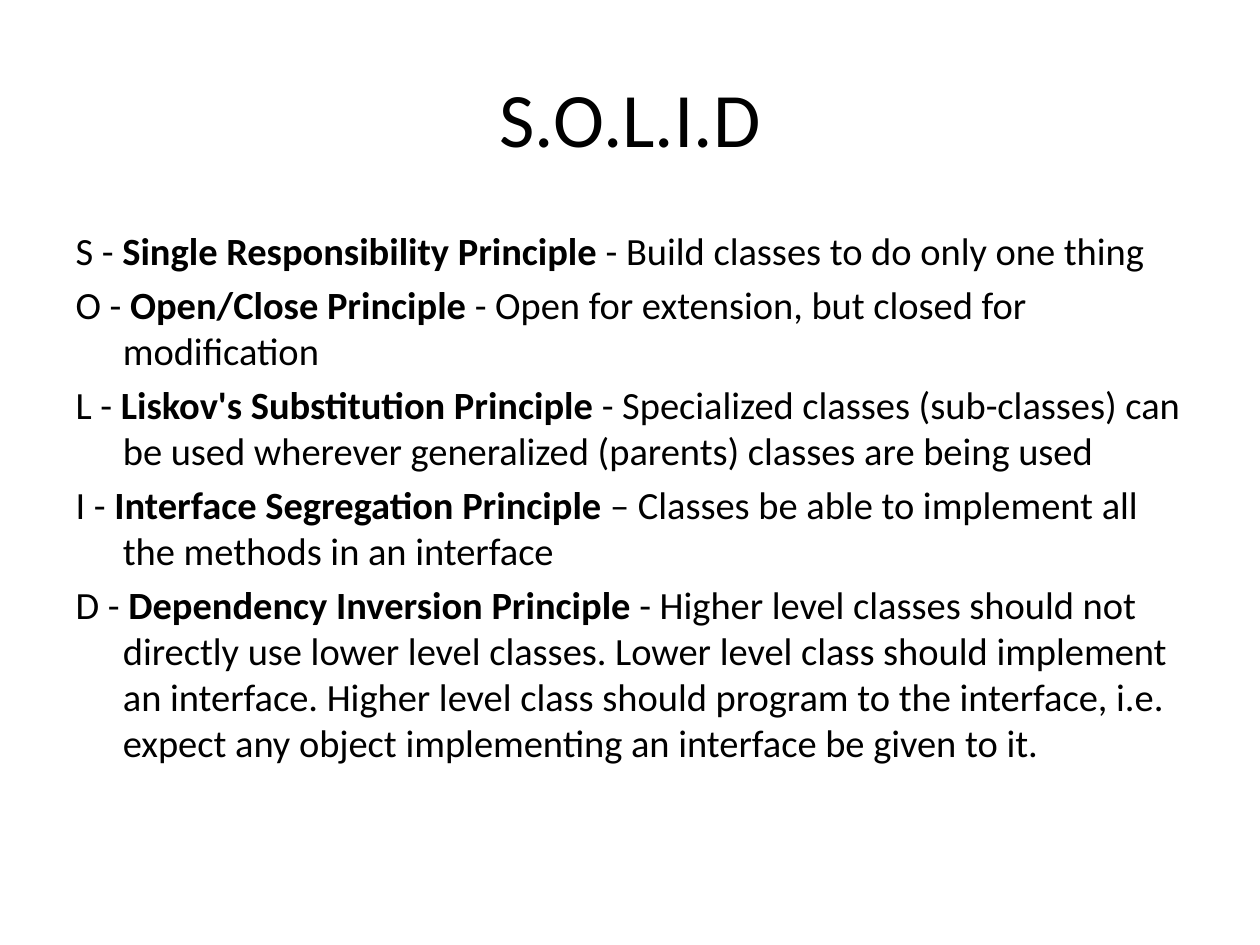
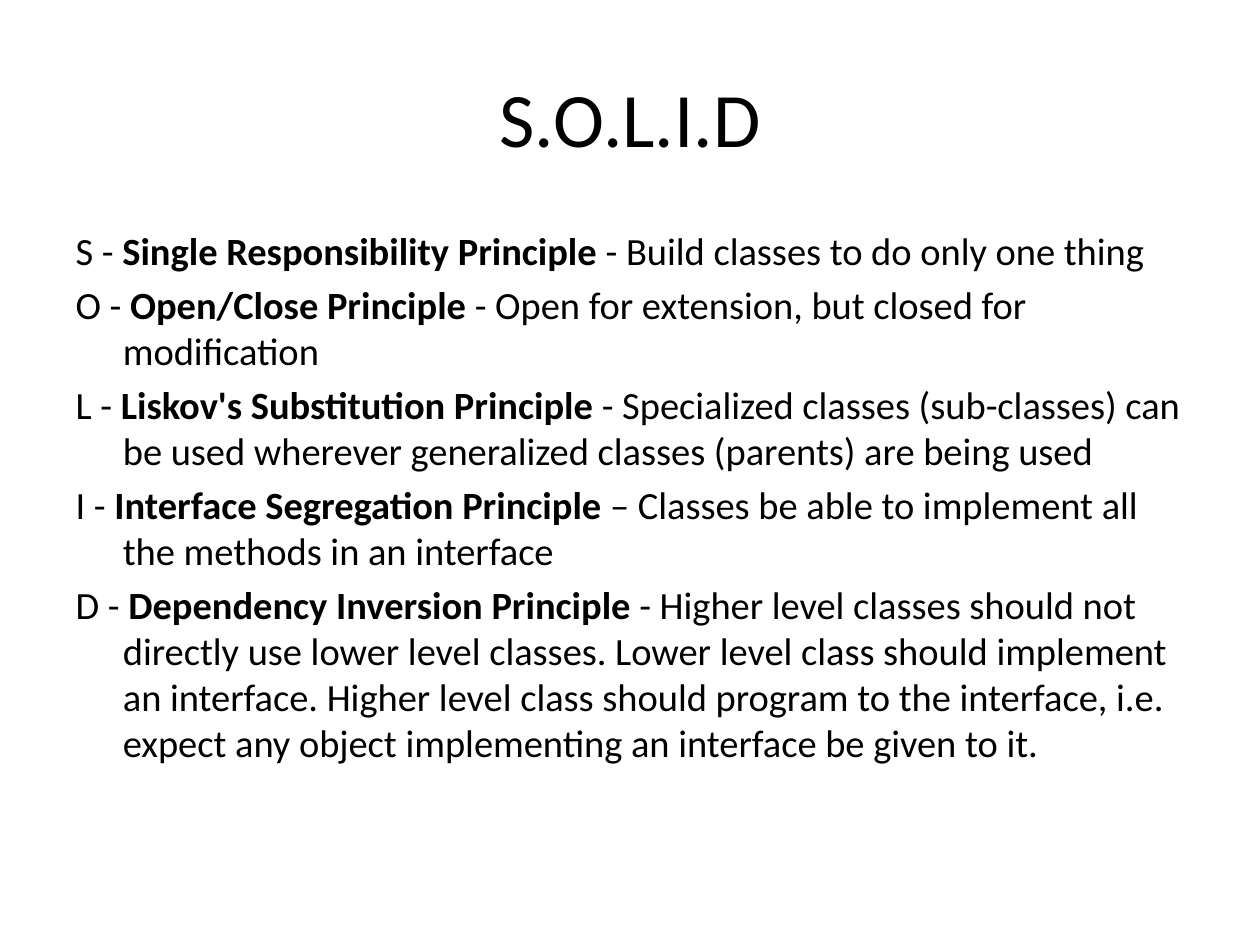
Before and after one commit to skgchn/conways-game-of-life-oop-solid, a slide deck: slide 3 of oop-design-progression.pptx. Drawn at 1260x945 pixels with LibreOffice and Linux fonts; fonts in the diff are those of the drawing. Boxes give left, top, right and bottom in pixels: in the first picture for what was removed or moved away, otherwise in the second. Text is boxed around its words. In the diff, an @@ line names an element or a change of style, - is before the commit and + after.

```diff
--- a/oop-design-progression.pptx
+++ b/oop-design-progression.pptx
@@ text at [76, 391, 1180, 472]: text changed @@
-L - Liskov's Substitution Principle - Specialized classes (sub-classes) can be used wherever generalized (parents) classes are being used
+L - Liskov's Substitution Principle - Specialized classes (sub-classes) can be used wherever generalized classes (parents) are being used
```
Also in this commit, not shown: 4 other slides changed, 1 slide added, 1 other file.
